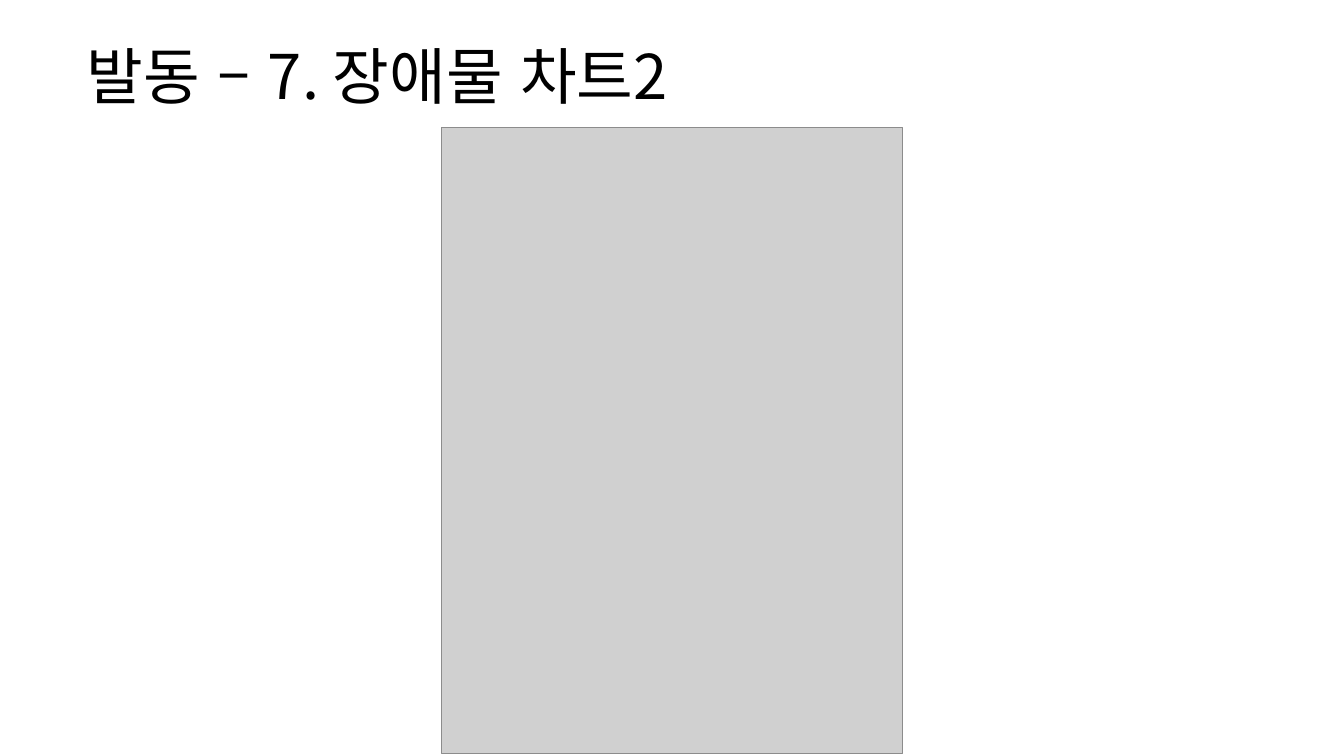
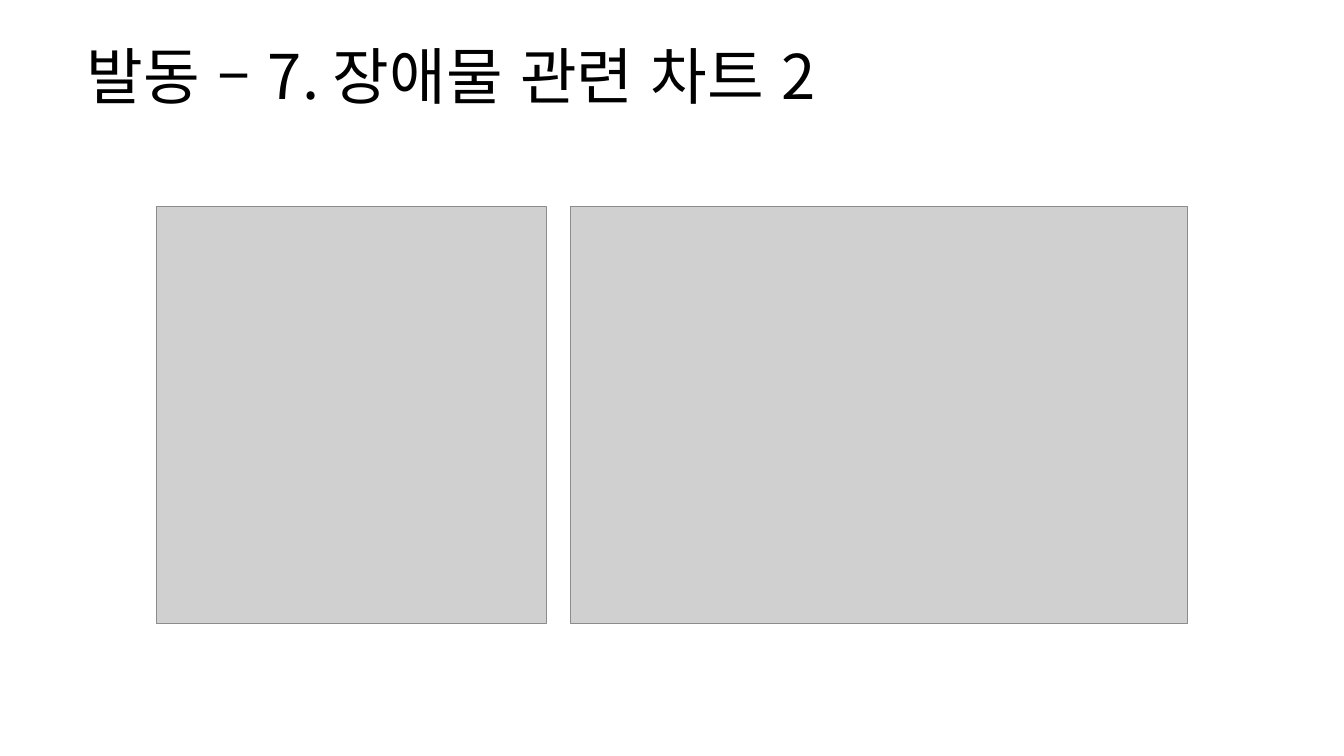
Before and after one commit to yjk0401/unityenginebasic_9th, a slide deck: slide 37 of 기획/방랑엽사전/스킬 시스템 기획서.pptx. Drawn at 1344x756 pixels with LibreOffice and Linux fonts; fonts in the diff are those of the drawing; grey boxes stand for pictures. Boxes give left, top, right and bottom in pixels: in the first picture for what was removed or moved away, otherwise in the second. Text is boxed around its words. In the diff, an @@ line names an element or a change of style, - is before the commit and + after.

```diff
--- a/기획/방랑엽사전/스킬 시스템 기획서.pptx
+++ b/기획/방랑엽사전/스킬 시스템 기획서.pptx
@@ text at (x1=87, y1=48, x2=816, y2=104): text changed @@
-발동 – 7. 장애물 차트2
+발동 – 7. 장애물 관련 차트 2
@@ picture removed at (x1=442, y1=127, x2=903, y2=753) @@
@@ picture added at (x1=156, y1=207, x2=546, y2=624) @@
@@ picture added at (x1=571, y1=207, x2=1188, y2=624) @@
```
Also in this commit, not shown: 11 other slides changed, 2 slides removed, 3 other files.
